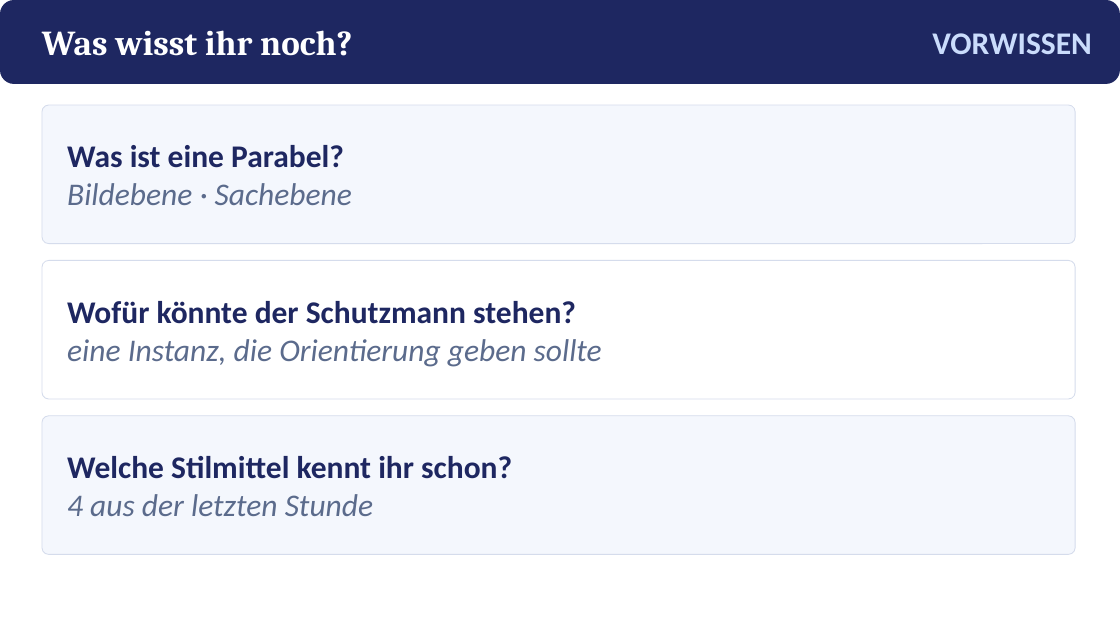
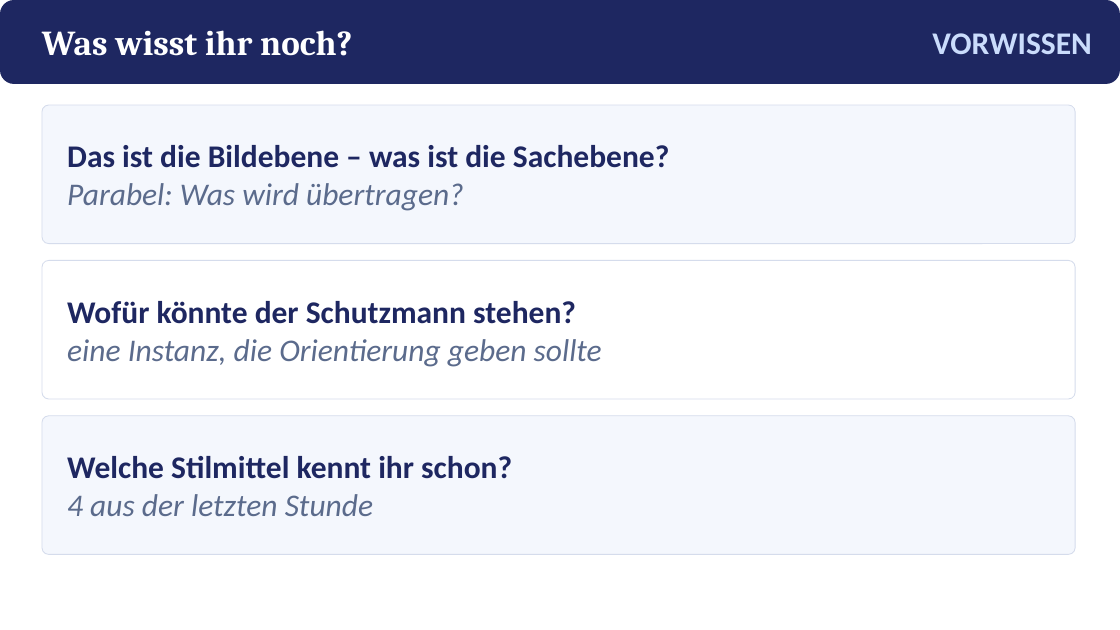
Before and after one commit to golzkonstantin-gif/Schule, a slide deck: slide 4 of Deutsch_11/Kafka_Gibs_auf/Praesentation_Gibs_auf.pptx. Drawn at 1120x630 pixels with LibreOffice and Linux fonts; fonts in the diff are those of the drawing. Boxes give left, top, right and bottom in pixels: in the first picture for what was removed or moved away, otherwise in the second. Text is boxed around its words. In the diff, an @@ line names an element or a change of style, - is before the commit and + after.

```diff
--- a/Deutsch_11/Kafka_Gibs_auf/Praesentation_Gibs_auf.pptx
+++ b/Deutsch_11/Kafka_Gibs_auf/Praesentation_Gibs_auf.pptx
@@ text at box(67, 145, 669, 211): text changed; text colour #5B6B8C to #1E2761; bold on; italic off @@
-Was ist eine Parabel?
-Bildebene · Sachebene
+Das ist die Bildebene – was ist die Sachebene?
+Parabel: Was wird übertragen?
```
Also in this commit, not shown: 1 other slide changed, 1 slide added, 1 slide removed, 10 other files.
